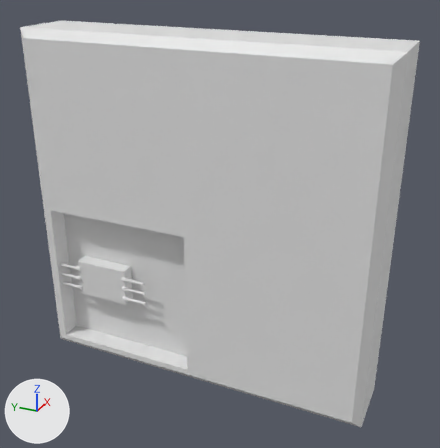
The Blender file Corridor.blend: old version first, new version second.
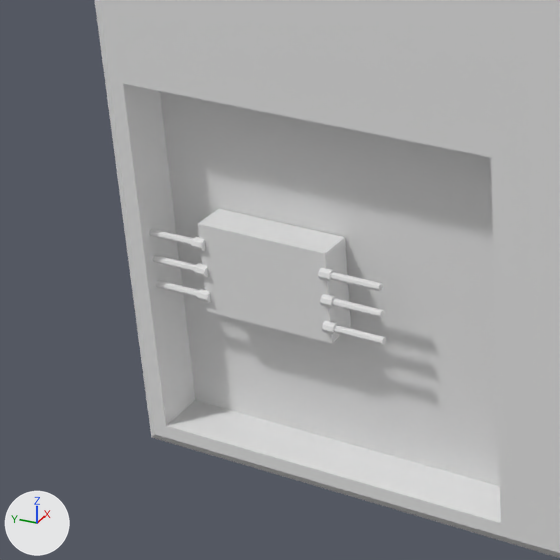
There are two pictures of each version: one whole from a 50 mm camera at (-0.586, -1.791, 2.122) aimed at (1.449, -0.875, 1.104), one close up on the part from 1% to 47% of the width and 40% to 86% of the height. The axes (+X, +Y, +Z) are drawn at lower left. The lights are the same throughout.
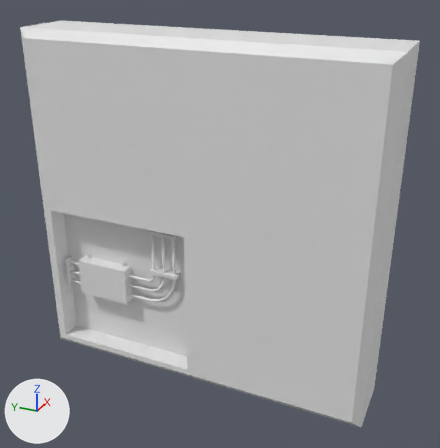
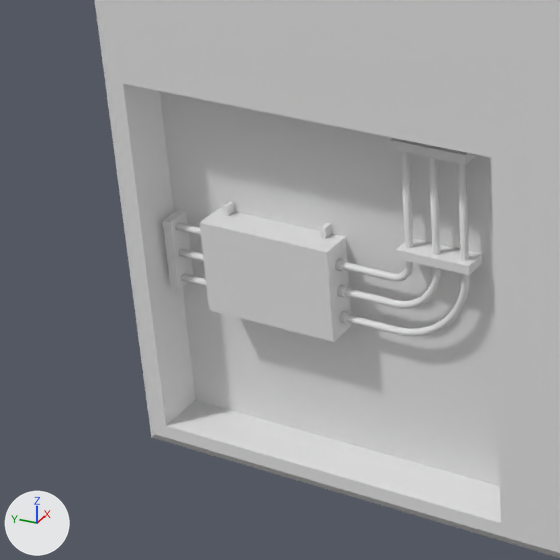
What the commit changed:
me_cube is used by ob_cube; location (1.446, -0.818, 1.123); scale (0.721, 0.721, 0.714).
me_cube had 233 vertices, 189 faces and spanned x -0.21..0.17, y -1.0..1.0, z -1.0..1.0.
me_cube now has 553 vertices, 495 faces and spans x -0.21..0.17, y -1.0..1.0, z -1.0..1.0.
me_cube part 1: the loose piece of 8 vertices spanning x -0.18..-0.1, y 0.46..0.79, z -0.59..-0.36 is moved by (0.01, 0.0, 0.0).
me_cube part 2: the loose piece of 32 vertices spanning x -0.2..-0.17, y 0.77..0.92, z -0.43..-0.4 is moved by (0.05, 0.0, 0.0).
me_cube part 3: the loose piece of 32 vertices spanning x -0.2..-0.17, y 0.77..0.92, z -0.49..-0.47 is moved by (0.05, 0.0, 0.0).
me_cube part 4: the loose piece of 32 vertices spanning x -0.2..-0.17, y 0.77..0.92, z -0.56..-0.53 is moved by (0.05, 0.0, 0.0).
me_cube part 5: a new loose piece, a box spanning x -0.156..-0.098, y 0.124..0.296, z -0.095..-0.073.
me_cube part 6: a new loose piece, a box spanning x -0.156..-0.098, y 0.124..0.296, z -0.351..-0.329.
me_cube part 7: a new loose piece, a box spanning x -0.156..-0.096, y 0.881..0.902, z -0.566..-0.393.
me_cube part 8: a new loose piece, a box spanning x -0.124..-0.095, y 0.745..0.755, z -0.382..-0.339.
me_cube part 9: a new loose piece, a box spanning x -0.124..-0.095, y 0.493..0.503, z -0.382..-0.339.
me_cube part 10: a new loose piece of 120 vertices spanning x -0.15..-0.12, y 0.14..0.47, z -0.56..-0.03.
me_cube part 11: a new loose piece of 120 vertices spanning x -0.15..-0.12, y 0.2..0.47, z -0.49..-0.03.
me_cube part 12: a new loose piece of 120 vertices spanning x -0.15..-0.12, y 0.27..0.47, z -0.43..-0.03.
me_cube part 13: the loose piece of 32 vertices spanning x -0.2..-0.17, y 0.32..0.47, z -0.56..-0.53 is deleted.
me_cube part 14: the loose piece of 32 vertices spanning x -0.2..-0.17, y 0.32..0.47, z -0.49..-0.47 is deleted.
me_cube part 15: the loose piece of 32 vertices spanning x -0.2..-0.17, y 0.32..0.47, z -0.43..-0.4 is deleted.
me_cube part 16: the surface is now shaded smooth.

Changed parts and their boxes (x1, y1, x2, y2) in the close-ups (560 x 560 px; the box of a moved part takes in the faces that stretch with it):
part 1 of me_cube, moved or reshaped: before (198, 209, 351, 343); after (199, 208, 352, 342)
part 2 of me_cube, moved or reshaped: before (149, 229, 205, 251); after (162, 223, 201, 235)
part 3 of me_cube, moved or reshaped: before (152, 255, 208, 277); after (166, 249, 204, 262)
part 4 of me_cube, moved or reshaped: before (156, 280, 211, 303); after (169, 274, 206, 287)
part 5 of me_cube, added: after (390, 138, 477, 165)
part 6 of me_cube, added: after (396, 239, 482, 275)
part 7 of me_cube, added: after (163, 210, 193, 289)
part 8 of me_cube, added: after (223, 201, 235, 216)
part 9 of me_cube, added: after (320, 223, 332, 239)
part 10 of me_cube, added: after (339, 163, 469, 336)
part 11 of me_cube, added: after (337, 157, 441, 309)
part 12 of me_cube, added: after (335, 152, 414, 281)
part 13 of me_cube, deleted: before (322, 321, 386, 345)
part 14 of me_cube, deleted: before (320, 294, 385, 318)
part 15 of me_cube, deleted: before (318, 268, 383, 291)
